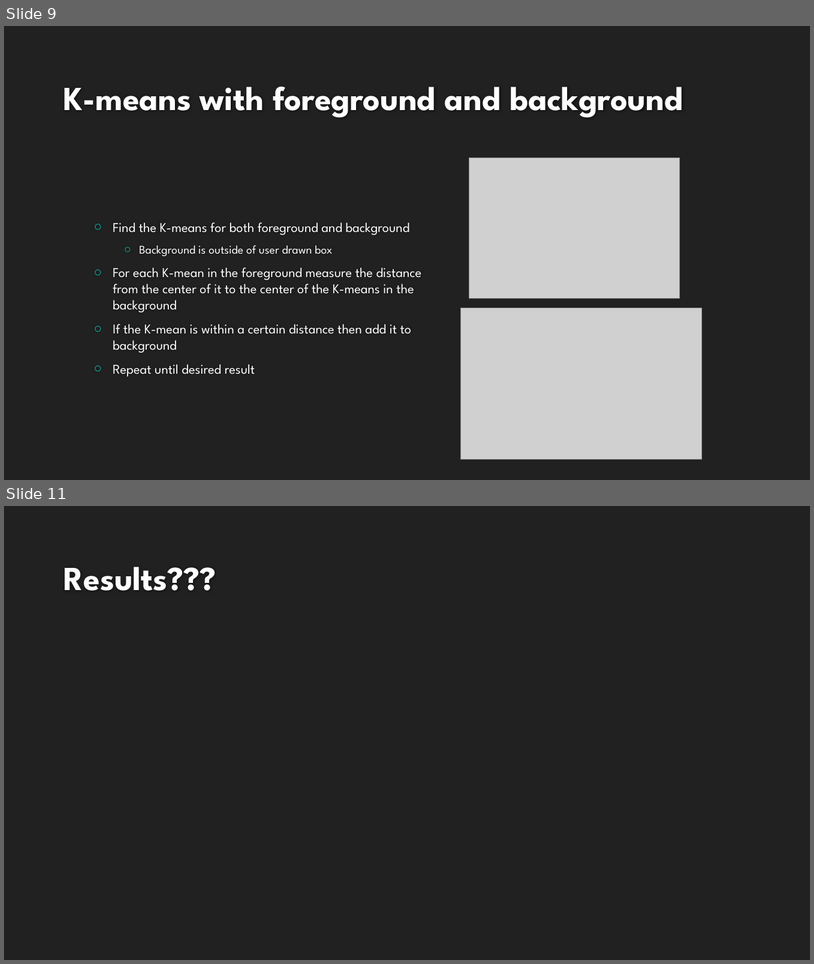
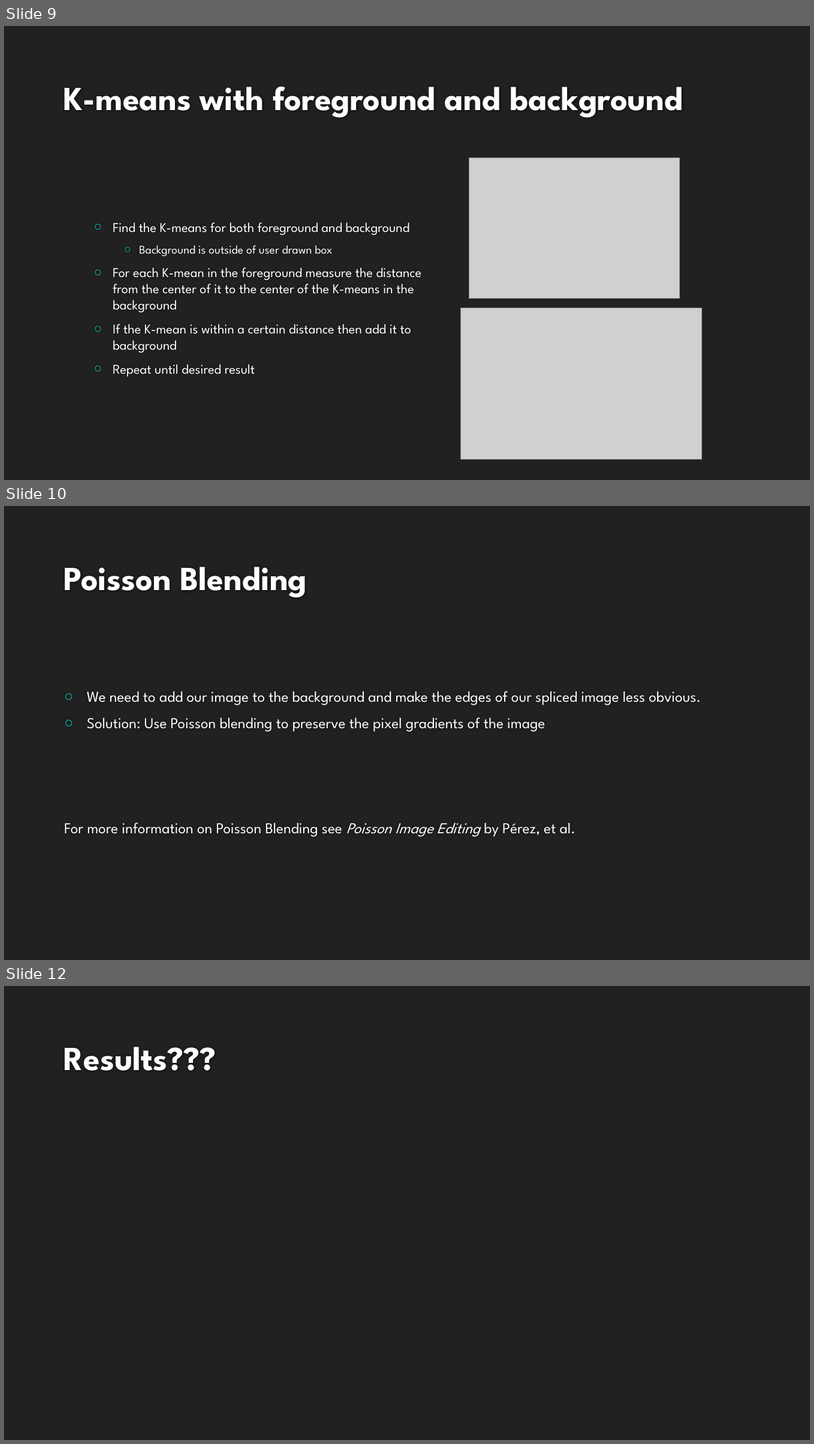
Before and after one commit to mnicol/CS534FinalProject, a slide deck: 534_pres.pptx. Shown one above the other, each under a label of ours: slides 9 and 11 before the commit, slides 9, 10 and 12 after it; the slides between them are not shown. The pictures are 814x964 and 814x1444 pixels, drawn with LibreOffice and Linux fonts; fonts in the diff are those of the drawing; grey boxes stand for pictures; background and template pictures are left out. Boxes give left, top, right and bottom in pixels: in the first picture for what was removed or moved away, otherwise in the second. Text is boxed around its words. In the diff, an @@ line names an element or a change of style, - is before the commit and + after.

Commit message:
Updated PowerPoint and added references to inspiration for Poisson blender

```diff
--- a/534_pres.pptx
+++ b/534_pres.pptx
@@ slide 10 added at <box>4,506,810,960</box>, background #212121 @@
@@ title added at <box>63,567,307,598</box>, 40 pt, text #FEFEFE, bold @@
+Poisson Blending
@@ text added at <box>64,691,701,837</box>, 18 pt, text #FFFFFF @@
+○ We need to add our image to the background and make the edges of our spliced image less obvious.
+○ Solution: Use Poisson blending to preserve the pixel gradients of the image
+For more information on Poisson Blending see Poisson Image Editing by Pérez, et al.
@@ what was slide 11 is now slide 12 @@
```
Also in this commit, not shown: 1 slide changed, 1 other slide added, 1 slide removed, 1 other file.
